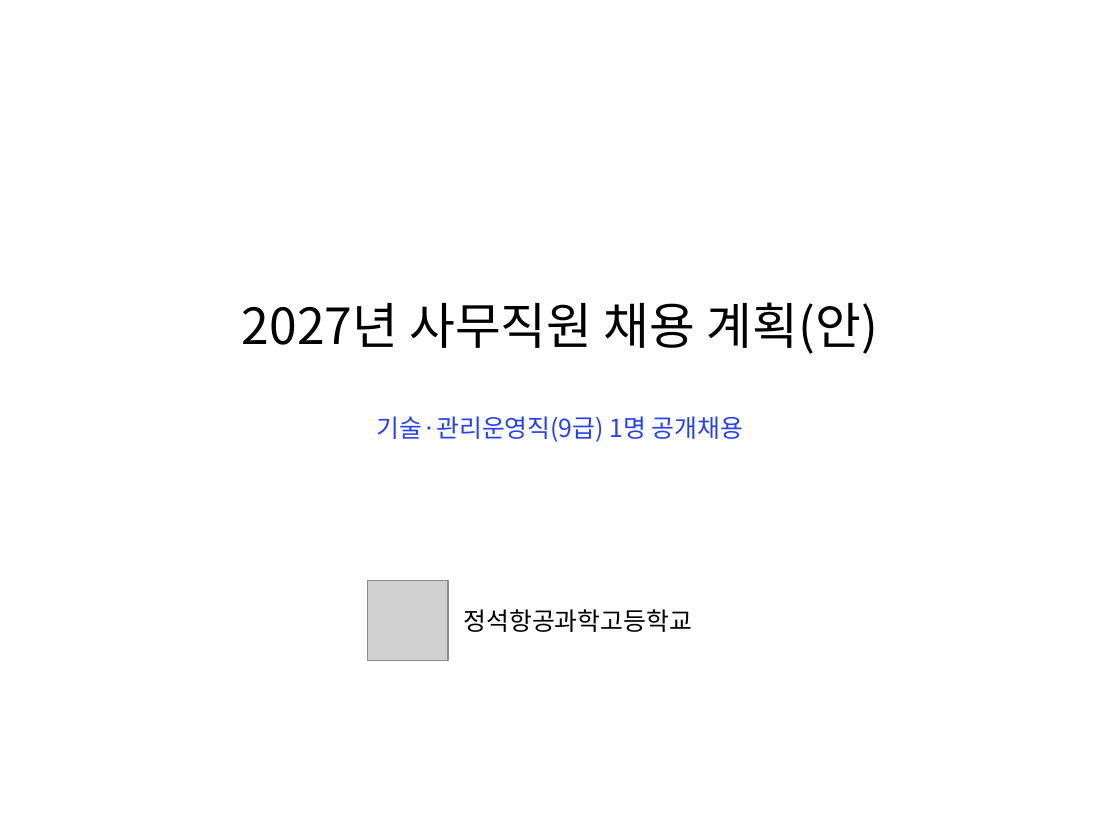
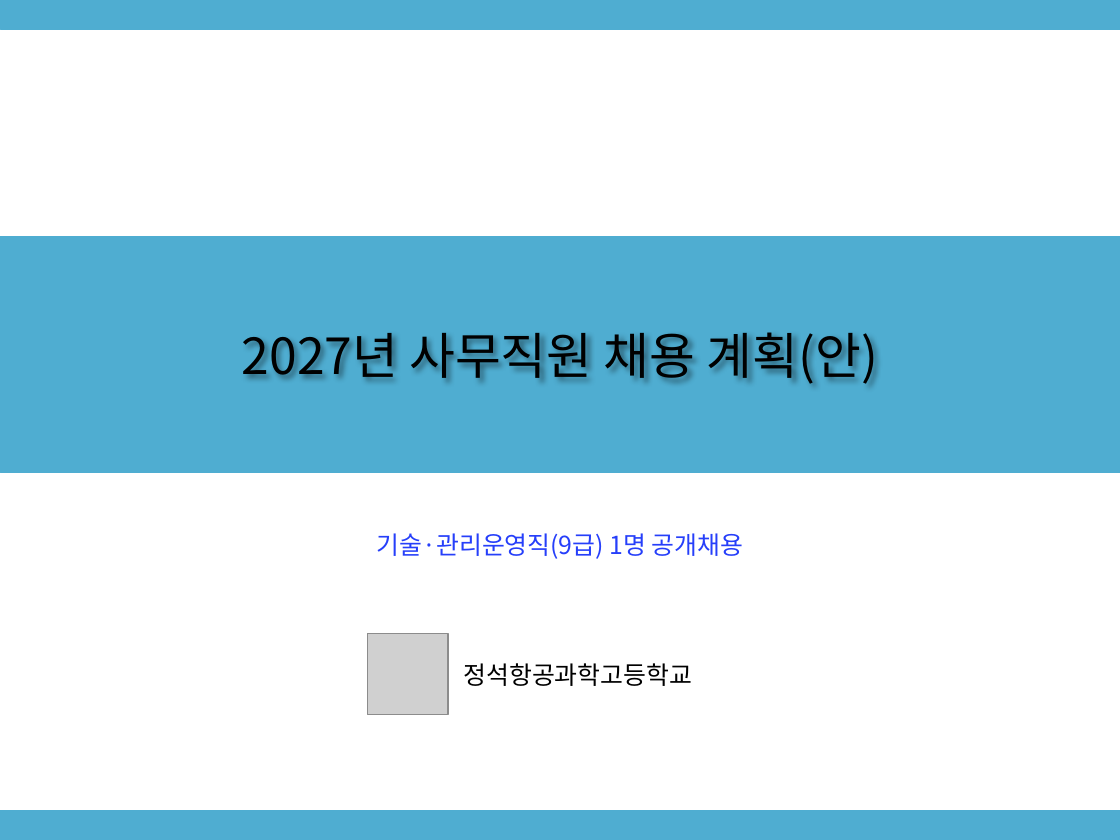
Before and after one commit to sogood459-max/miracle-guy, a slide deck: slide 1 of docs/2027년_사무직원_채용계획안.pptx. Drawn at 1120x840 pixels with LibreOffice and Linux fonts; fonts in the diff are those of the drawing; grey boxes stand for pictures. Boxes give left, top, right and bottom in pixels: in the first picture for what was removed or moved away, otherwise in the second. Text is boxed around its words. In the diff, an @@ line names an element or a change of style, - is before the commit and + after.

```diff
--- a/docs/2027년_사무직원_채용계획안.pptx
+++ b/docs/2027년_사무직원_채용계획안.pptx
@@ rectangle added at [0,0,1120,29], fill #4FADD1, outline #4FADD1 0.5 pt @@
@@ rectangle added at [0,236,1120,473], fill #4FADD1, outline #4FADD1 0.5 pt @@
@@ text "2027년 사무직원 채용 계획(안)": place and size @@
-text "2027년 사무직원 채용 계획(안)" at [242,302,878,354]
+text "2027년 사무직원 채용 계획(안)" at [242,332,878,384]
@@ text "기술·관리운영직(9급) 1명 공개채용": place and size @@
-text "기술·관리운영직(9급) 1명 공개채용" at [377,416,743,442]
+text "기술·관리운영직(9급) 1명 공개채용" at [377,533,743,559]
@@ picture: place and size @@
-picture at [367,580,448,661]
+picture at [367,634,448,715]
@@ text "정석항공과학고등학교": place and size @@
-text "정석항공과학고등학교" at [464,609,692,632]
+text "정석항공과학고등학교" at [464,663,692,686]
@@ rectangle added at [0,811,1120,840], fill #4FADD1, outline #4FADD1 0.5 pt @@
```
Also in this commit, not shown: 10 other slides changed, 1 other file.
